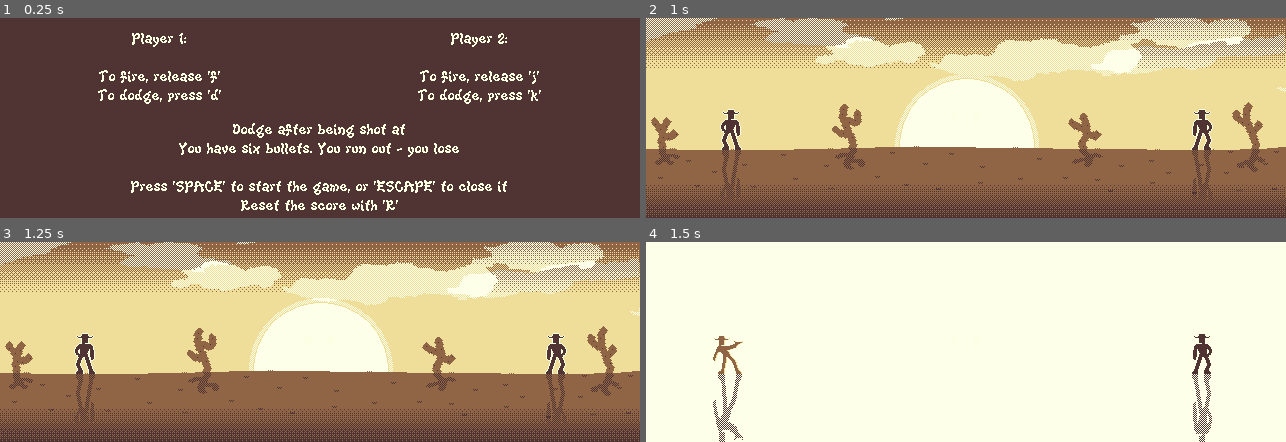
Above: before the commit, frames 1-4 (two rows, left to right).
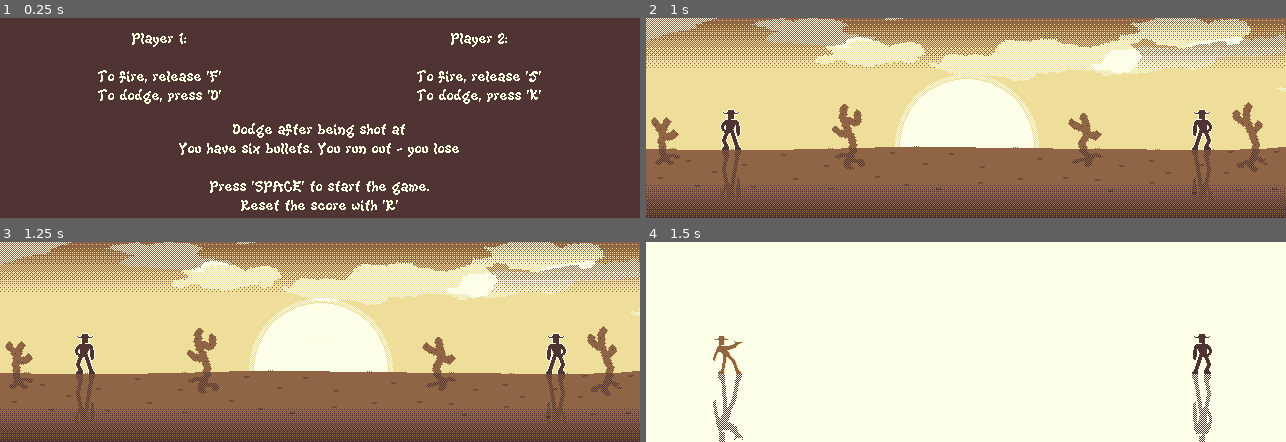
Above: after the commit, the same moments.

Repository: t3chno8uddha/it-s-a-mild-mild-mild-mild-west
Game: Godot game, scene res://nodes/gameplay.gd.tscn
The game is run twice, just before and just after one commit, with the same random seed, the same clock (stepped at 60 frames per second) and the same inputs.
Inputs:
- Up to frame 1 (0.25 s): no input
- Up to frame 2 (1 s): tap D (1_dodge) at 0.5, 0.6 s; tap Space at 0.77 s
- Up to frame 3 (1.25 s): no input
- Up to frame 4 (1.5 s): tap F (1_fire) at 1.35 s

The runs differ from the first frame. In frame 1, 2.3% of the frame differs, in the area x 15-85%, y 26-89%; in frame 2, nothing differs; in frame 3, nothing differs; in frame 4, nothing differs.

Commit message:
finished up preparations for game upload.

Diff:
--- a/code/game.gd
+++ b/code/game.gd
@@ -16,6 +16,8 @@
 var action = ""
 var action_playing = false
 var previous_action = ""
+
+@export var bgm : AudioStreamPlayer2D
 
 @export var t_window = 0.25
 @export var t_fade = 1.5
@@ -56,12 +58,13 @@
 		_animate("2")
 	elif tutorial_closed:
 		$tutorial.queue_free()
+		bgm.playing = true
 		tutorial = false
 
 	if !timed: _flip()
 
 	if Input.is_key_pressed(KEY_SPACE): tutorial_closed = true
-	elif Input.is_key_pressed(KEY_ESCAPE): get_tree().quit()
+	#elif Input.is_key_pressed(KEY_ESCAPE): get_tree().quit()
 	#elif Input.is_key_pressed(KEY_ESCAPE): get_tree().reload_current_scene()
 	elif Input.is_key_pressed(KEY_R): get_tree().reload_current_scene()
 
--- a/nodes/gameplay.gd.tscn
+++ b/nodes/gameplay.gd.tscn
@@ -55,8 +55,9 @@
 font_color = Color(0.988266, 1, 0.88275, 1)
 shadow_size = 0
 
-[node name="gameplay" type="Node"]
+[node name="gameplay" type="Node" node_paths=PackedStringArray("bgm")]
 script = ExtResource("1_8mbv1")
+bgm = NodePath("bgm_player")
 t_fade = 2.0
 t_score = 1.0
 t_timer = 0.5
@@ -281,7 +282,6 @@
 [node name="bgm_player" type="AudioStreamPlayer2D" parent="."]
 stream = ExtResource("15_3sd66")
 volume_db = 10.0
-autoplay = true
 
 [node name="tutorial" type="Node2D" parent="."]
 
@@ -295,8 +295,8 @@
 offset_top = -100.0
 text = "Player 1:
 
-To fire, release 'f'
-To dodge, press 'd'"
+To fire, release 'F'
+To dodge, press 'D'"
 label_settings = SubResource("LabelSettings_a17q8")
 horizontal_alignment = 1
 vertical_alignment = 1
@@ -308,8 +308,8 @@
 grow_vertical = 2
 text = "Player 2:
 
-To fire, release 'j'
-To dodge, press 'k'"
+To fire, release 'J'
+To dodge, press 'K'"
 label_settings = SubResource("LabelSettings_a17q8")
 horizontal_alignment = 1
 vertical_alignment = 1
@@ -321,7 +321,7 @@
 text = "Dodge after being shot at
 You have six bullets. You run out - you lose
 
-Press 'SPACE' to start the game, or 'ESCAPE' to close it
+Press 'SPACE' to start the game.
 Reset the score with 'R'"
 label_settings = SubResource("LabelSettings_a17q8")
 horizontal_alignment = 1
--- a/project.godot
+++ b/project.godot
@@ -10,17 +10,18 @@
 
 [application]
 
-config/name="mild4west"
+config/name="2_smoking_barrels"
+config/description="local pvp duel game at high noon."
 run/main_scene="res://nodes/gameplay.gd.tscn"
 config/features=PackedStringArray("4.4", "Forward Plus")
-config/icon="res://icon.png"
+config/icon="uid://b0ygarrb4mps8"
 
 [display]
 
 window/size/viewport_width=640
 window/size/viewport_height=200
-window/size/mode=4
 window/stretch/mode="viewport"
+window/stretch/aspect="expand"
 window/stretch/scale_mode="integer"
 window/vsync/vsync_mode=0
 
@@ -50,3 +51,8 @@
 "events": [Object(InputEventKey,"resource_local_to_scene":false,"resource_name":"","device":-1,"window_id":0,"alt_press …(192 unchanged characters)…
 ]
 }
+
+[rendering]
+
+textures/canvas_textures/default_texture_filter=0
+environment/defaults/default_clear_color=Color(0.313619, 0.199802, 0.199802, 1)
Binary file changed: assets/2d/environment/env_backdrop.png
Binary file changed: assets/2d/environment/env_clouds_dither.png
Binary file changed: assets/2d/environment/env_flash.png
Binary file changed: assets/2d/environment/env_grass.png
Binary file changed: assets/2d/environment/env_ground.png
Binary file changed: assets/2d/environment/env_ground_d.png
Binary file changed: assets/2d/environment/env_sky.png
Binary file changed: assets/2d/environment/env_sky_d.png
Binary file changed: assets/2d/environment/env_sun.png
Binary file changed: icon.png
Not shown, changed: icon.png.import
Binary file added: text.aseprite
(and 2 more such lines)
